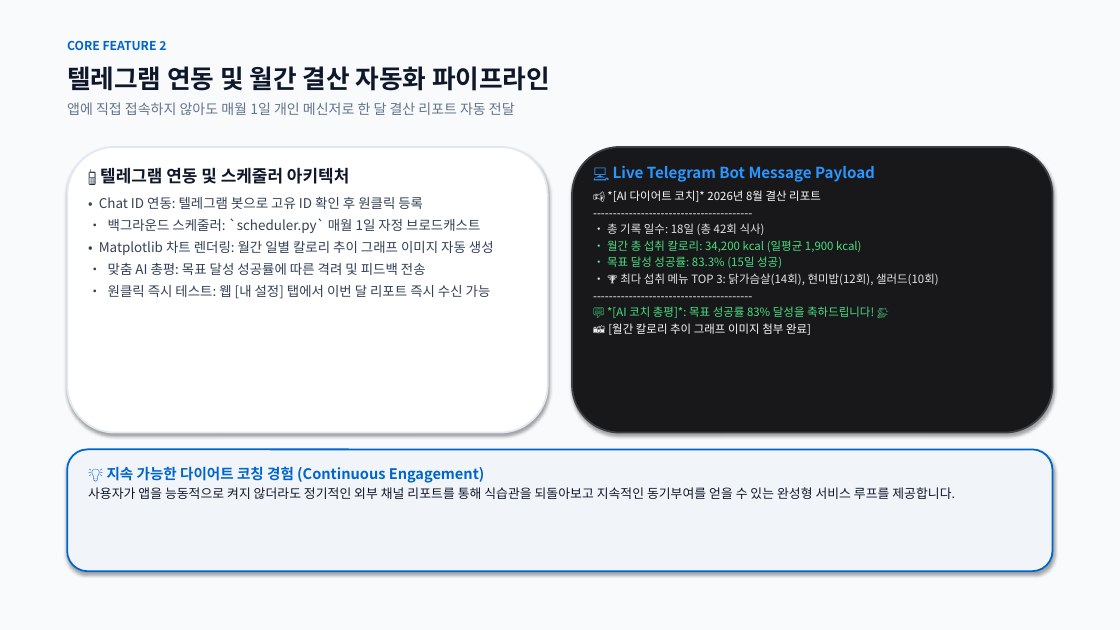
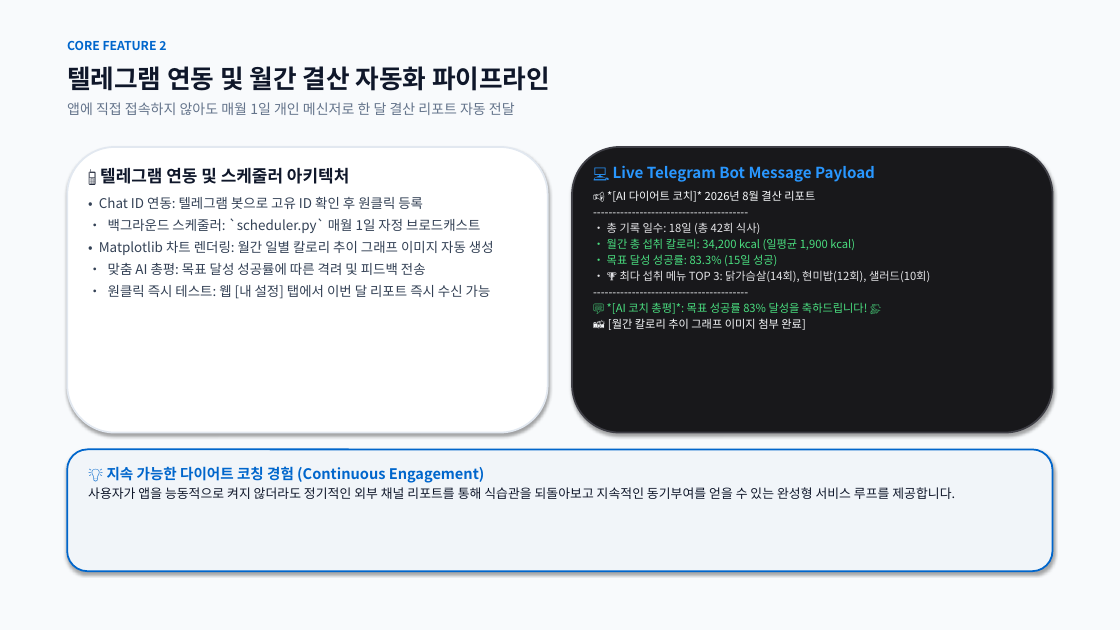
Before and after one commit to rye6837-web/impossible_to_get_lost_my_weight, a slide deck: slide 13 of AI_Diet_Coach_Presentation.pptx (slide 12 before the commit). Drawn at 1120x630 pixels with LibreOffice and Linux fonts; fonts in the diff are those of the drawing. Boxes give left, top, right and bottom in pixels: in the first picture for what was removed or moved away, otherwise in the second. Text is boxed around its words. In the diff, an @@ line names an element or a change of style, - is before the commit and + after.

```diff
--- a/AI_Diet_Coach_Presentation.pptx
+++ b/AI_Diet_Coach_Presentation.pptx
@@ text at <box>607,190,930,330</box>: size 9.8 to 9.6 pt in "📢 *[AI 다이어트 코치]* 2026년 8월 결산 ...", "----------------------------------------", "• 총 기록 일수: 18일 (총 42회 ...", "• 월간 총 섭취 칼로리: 34,200 kcal ..." and 5 more places @@
```
Also in this commit, not shown: 6 other slides changed, 1 slide added, 2 other files.
